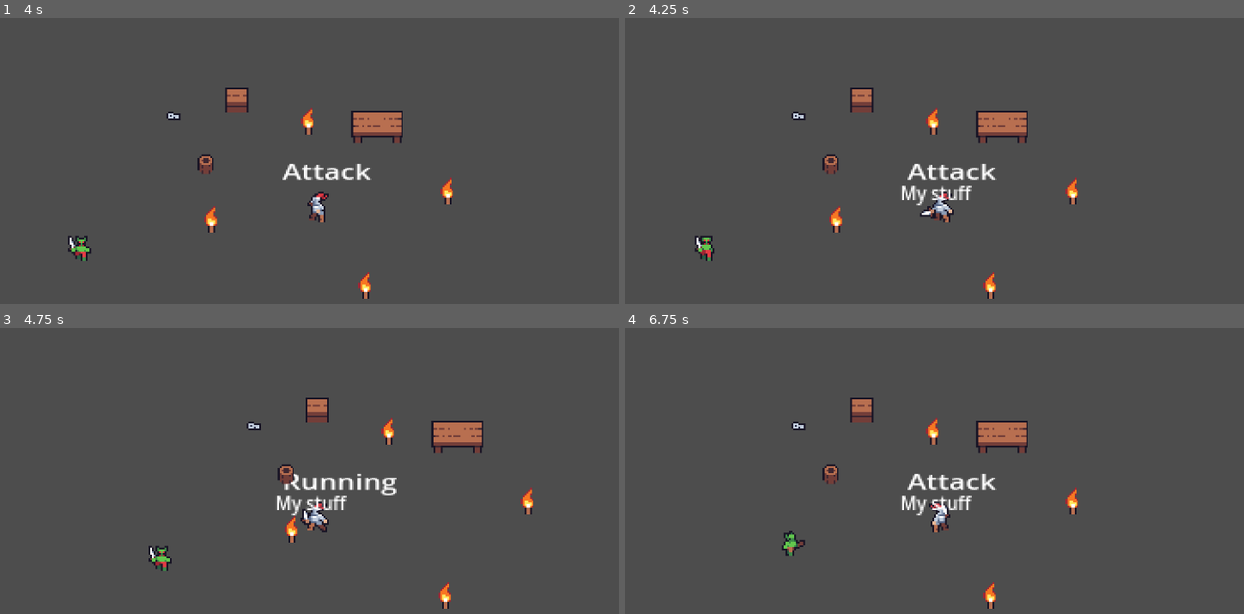
Above: before the commit, frames 1-4 (two rows, left to right).
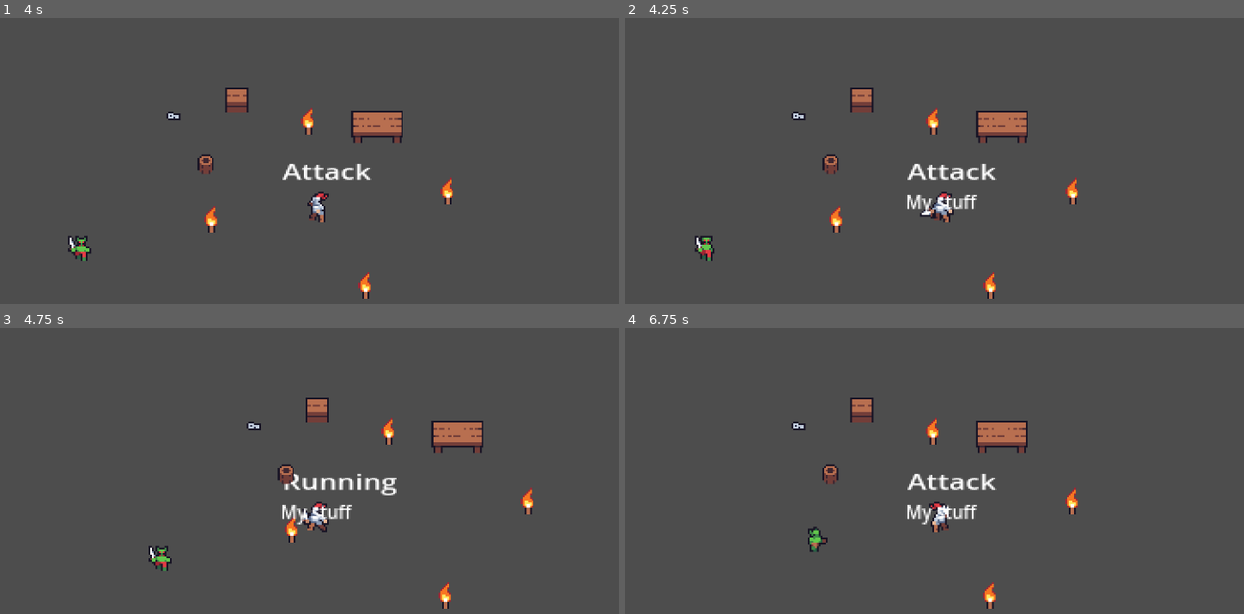
Above: after the commit, the same moments.

Repository: AstrayDev/GodotLearningProjects
Game: Godot game, scene res://Scenes/main.tscn
The game is run twice, just before and just after one commit, with the same random seed, the same clock (stepped at 60 frames per second) and the same inputs.
Inputs:
- Up to frame 1 (4 s): hold D (move_right) 0.53-1.28 s; tap Space (attack) every 0.75 s from 0.6 to 3.6 s; hold S (move_down) 1.28-2.03 s; hold D (move_right) 2.03-2.78 s; hold W (move_up) 2.78-3.53 s; hold A (move_left) from 3.53 s (still down)
- Up to frame 2 (4.25 s): keep holding A (move_left); tap Tab (open_inventory) at 4.15 s
- Up to frame 3 (4.75 s): keep holding A (move_left); tap Space (attack) at 4.35 s
- Up to frame 4 (6.75 s): release A (move_left) at 5.03 s; hold S (move_down) 5.03-5.78 s; tap Space (attack) at 5.1, 5.85, 6.6 s; hold D (move_right) 5.78-6.53 s; hold W (move_up) from 6.53 s (still down)

Frame 1 is identical in both runs. In frame 2, 0.6% of the frame differs, in the area x 44-57%, y 58-69%; in frame 3, 0.6%; in frame 4, 1.2%, in the area x 25-73%, y 31-99%.

Commit message:
Allows basic item spawning from inventory

Diff:
--- a/2d-fighter/Scenes/Components/health_manager.tscn
+++ b/2d-fighter/Scenes/Components/health_manager.tscn
@@ -1,6 +1,6 @@
 [gd_scene load_steps=2 format=3 uid="uid://76dmp186pb26"]
 
-[ext_resource type="Script" path="res://Scripts/health_manager.gd" id="1_e565n"]
+[ext_resource type="Script" path="res://Scripts/Components/health_manager.gd" id="1_e565n"]
 
 [node name="HealthManager" type="Node"]
 script = ExtResource("1_e565n")
--- /dev/null
+++ b/2d-fighter/Scenes/Components/hit_component.tscn
@@ -0,0 +1,6 @@
+[gd_scene load_steps=2 format=3 uid="uid://dc703wy1yy005"]
+
+[ext_resource type="Script" path="res://Scripts/Components/hit_component.gd" id="1_ypfe8"]
+
+[node name="HitComponent" type="Area2D"]
+script = ExtResource("1_ypfe8")
--- a/2d-fighter/Scenes/Inventory/inventory_menu.tscn
+++ b/2d-fighter/Scenes/Inventory/inventory_menu.tscn
@@ -4,7 +4,8 @@
 [ext_resource type="PackedScene" uid="uid://dmlk0flhurbrx" path="res://Scenes/Inventory/inventory_slot.tscn" id="1_vkca3"]
 [ext_resource type="Resource" uid="uid://dkumgbwg5spbr" path="res://Scenes/Inventory/inventory.tres" id="3_nrvui"]
 
-[node name="Inventory" type="CenterContainer"]
+[node name="InventoryMenu" type="CenterContainer"]
+z_index = 2
 anchors_preset = 8
 anchor_left = 0.5
 anchor_top = 0.5
@@ -33,4 +34,5 @@
 [node name="GridContainer" type="GridContainer" parent="VBoxContainer"]
 layout_mode = 2
 theme_override_constants/h_separation = 20
+theme_override_constants/v_separation = 20
 columns = 4
--- a/2d-fighter/Scenes/Inventory/inventory_slot.tscn
+++ b/2d-fighter/Scenes/Inventory/inventory_slot.tscn
@@ -28,5 +28,5 @@
 [node name="Button" type="Button" parent="CenterContainer"]
 layout_mode = 2
 
-[connection signal="draw" from="CenterContainer" to="CenterContainer" method="_on_draw"]
+[connection signal="draw" from="." to="." method="_on_draw"]
 [connection signal="pressed" from="CenterContainer/Button" to="." method="_on_button_pressed"]
--- a/2d-fighter/Scenes/goblin.tscn
+++ b/2d-fighter/Scenes/goblin.tscn
@@ -1,7 +1,8 @@
-[gd_scene load_steps=29 format=3 uid="uid://bpesstp6uv30r"]
+[gd_scene load_steps=30 format=3 uid="uid://bpesstp6uv30r"]
 
 [ext_resource type="Script" path="res://Scripts/Enemies/enemy.gd" id="1_lsow1"]
 [ext_resource type="Script" path="res://Scripts/StateMachine/statemachine.gd" id="2_3dqej"]
+[ext_resource type="Script" path="res://Scripts/Components/hit_component.gd" id="2_rrpr0"]
 [ext_resource type="PackedScene" uid="uid://76dmp186pb26" path="res://Scenes/Components/health_manager.tscn" id="2_vvpe0"]
 [ext_resource type="Texture2D" uid="uid://ch87jtniijf3p" path="res://Assets/3 Dungeon Enemies/3/D_Idle.png" id="3_q5kkf"]
 [ext_resource type="Script" path="res://Scripts/Enemies/Goblin/States/goblin_Idle.gd" id="4_bu6hw"]
@@ -10,8 +11,7 @@
 [ext_resource type="Script" path="res://Scripts/Enemies/Goblin/States/goblin_attack.gd" id="6_o7s6s"]
 [ext_resource type="Texture2D" uid="uid://bw372nrlifjqp" path="res://Assets/3 Dungeon Enemies/2/S_Walk.png" id="6_udlc5"]
 
-[sub_resource type="CircleShape2D" id="CircleShape2D_2i8c8"]
-radius = 8.06226
+[sub_resource type="CircleShape2D" id="CircleShape2D_1fvxk"]
 
 [sub_resource type="AtlasTexture" id="AtlasTexture_7iy16"]
 atlas = ExtResource("6_6jvc7")
@@ -144,11 +144,12 @@
 script = ExtResource("1_lsow1")
 speed = 50.0
 
-[node name="CharacterCollision" type="CollisionShape2D" parent="."]
-position = Vector2(-1, -2)
-shape = SubResource("CircleShape2D_2i8c8")
+[node name="HitComponent" type="CollisionShape2D" parent="."]
+shape = SubResource("CircleShape2D_1fvxk")
+script = ExtResource("2_rrpr0")
 
 [node name="HealthManager" parent="." instance=ExtResource("2_vvpe0")]
+health = 3
 
 [node name="StateMachine" type="Node" parent="."]
 script = ExtResource("2_3dqej")
--- /dev/null
+++ b/2d-fighter/Scenes/item_spawner.tscn
@@ -0,0 +1,6 @@
+[gd_scene load_steps=2 format=3 uid="uid://cqttxyv4spb62"]
+
+[ext_resource type="Script" path="res://Scripts/item_spawner.gd" id="1_6b6x7"]
+
+[node name="ItemSpawner" type="Node2D"]
+script = ExtResource("1_6b6x7")
--- a/2d-fighter/Scenes/main.tscn
+++ b/2d-fighter/Scenes/main.tscn
@@ -1,10 +1,11 @@
-[gd_scene load_steps=17 format=3 uid="uid://c015dvd6amjg"]
+[gd_scene load_steps=18 format=3 uid="uid://c015dvd6amjg"]
 
 [ext_resource type="PackedScene" uid="uid://bq7182mhe1jer" path="res://Scenes/player.tscn" id="1_fi1d0"]
 [ext_resource type="Texture2D" uid="uid://c2n18xolbpoql" path="res://Assets/2 Dungeon Tileset/2 Objects/Tables/1.png" id="2_uj8l6"]
 [ext_resource type="PackedScene" uid="uid://76dmp186pb26" path="res://Scenes/Components/health_manager.tscn" id="3_boh8o"]
 [ext_resource type="Texture2D" uid="uid://blu77wm0weyuf" path="res://Assets/2 Dungeon Tileset/2 Objects/Other/28.png" id="4_rtisf"]
 [ext_resource type="Texture2D" uid="uid://clwq40qlf4gpp" path="res://Assets/2 Dungeon Tileset/3 Animated objects/Chest1_D.png" id="5_l1ikc"]
+[ext_resource type="Script" path="res://Scripts/Components/hit_component.gd" id="5_xigiu"]
 [ext_resource type="PackedScene" uid="uid://bpesstp6uv30r" path="res://Scenes/goblin.tscn" id="6_y1qnr"]
 [ext_resource type="PackedScene" uid="uid://dddhillojf1et" path="res://Scenes/Items/torch.tscn" id="7_1ki4k"]
 [ext_resource type="PackedScene" uid="uid://dfh6fmn0858la" path="res://Scenes/Items/key.tscn" id="8_qf2a1"]
@@ -62,37 +63,43 @@
 collision_layer = 2
 physics_material_override = SubResource("PhysicsMaterial_vrkqx")
 
-[node name="CollisionShape2D" type="CollisionShape2D" parent="StaticBody2D"]
+[node name="HitComponent" type="CollisionShape2D" parent="StaticBody2D"]
 position = Vector2(630, 292)
 shape = SubResource("CapsuleShape2D_2in5x")
+script = ExtResource("5_xigiu")
 
 [node name="Sprite2D" type="Sprite2D" parent="StaticBody2D"]
 position = Vector2(631, 293)
 texture = ExtResource("2_uj8l6")
 
 [node name="HealthManager" parent="StaticBody2D" instance=ExtResource("3_boh8o")]
+health = 2
 
 [node name="StaticBody2D2" type="StaticBody2D" parent="."]
 position = Vector2(535, 314)
 collision_layer = 2
 
-[node name="CollisionShape2D" type="CollisionShape2D" parent="StaticBody2D2"]
+[node name="HitComponent" type="CollisionShape2D" parent="StaticBody2D2"]
 shape = SubResource("CapsuleShape2D_fsotl")
+script = ExtResource("5_xigiu")
 
 [node name="Sprite2D" type="Sprite2D" parent="StaticBody2D2"]
 texture = ExtResource("4_rtisf")
 
 [node name="HealthManager" parent="StaticBody2D2" instance=ExtResource("3_boh8o")]
+health = 2
 
 [node name="StaticBody2D3" type="StaticBody2D" parent="."]
 position = Vector2(535, 314)
 collision_layer = 2
 
-[node name="CollisionShape2D" type="CollisionShape2D" parent="StaticBody2D3"]
+[node name="HitComponent" type="CollisionShape2D" parent="StaticBody2D3"]
 position = Vector2(18, -37)
 shape = SubResource("CapsuleShape2D_fsotl")
+script = ExtResource("5_xigiu")
 
 [node name="HealthManager" parent="StaticBody2D3" instance=ExtResource("3_boh8o")]
+health = 3
 
 [node name="AnimatedSprite2D" type="AnimatedSprite2D" parent="StaticBody2D3"]
 position = Vector2(18, -41)
--- a/2d-fighter/Scenes/player.tscn
+++ b/2d-fighter/Scenes/player.tscn
@@ -13,6 +13,8 @@
 [ext_resource type="Texture2D" uid="uid://dewfewj40rdob" path="res://Assets/1 Characters/2/S_Walk.png" id="6_xjrji"]
 [ext_resource type="PackedScene" uid="uid://76dmp186pb26" path="res://Scenes/Components/health_manager.tscn" id="9_hfub4"]
 [ext_resource type="Script" path="res://Scripts/Player/attack_box.gd" id="9_v7tvk"]
+[ext_resource type="Script" path="res://Scripts/Components/hit_component.gd" id="12_pb6s2"]
+[ext_resource type="PackedScene" uid="uid://cqttxyv4spb62" path="res://Scenes/item_spawner.tscn" id="15_s4c6c"]
 
 [sub_resource type="AtlasTexture" id="AtlasTexture_l4grb"]
 atlas = ExtResource("6_ssr8e")
@@ -145,14 +147,7 @@
 [node name="Camera2D" type="Camera2D" parent="."]
 zoom = Vector2(3, 3)
 
-[node name="Inventory" parent="Camera2D" instance=ExtResource("3_gangd")]
-z_index = 2
-offset_left = -23.0
-offset_top = -25.0
-offset_right = 17.0
-offset_bottom = 15.0
-size_flags_horizontal = 6
-metadata/_edit_use_anchors_ = true
+[node name="InventoryMenu" parent="Camera2D" instance=ExtResource("3_gangd")]
 
 [node name="StateText" type="Label" parent="."]
 offset_left = -19.0
@@ -181,8 +176,9 @@
 frame = 3
 frame_progress = 1.0
 
-[node name="CharacterCollision" type="CollisionShape2D" parent="."]
+[node name="HitComponent" type="CollisionShape2D" parent="."]
 shape = SubResource("CircleShape2D_m3gpq")
+script = ExtResource("12_pb6s2")
 
 [node name="HealthManager" parent="." instance=ExtResource("9_hfub4")]
 
@@ -196,6 +192,8 @@
 position = Vector2(17, 0)
 shape = SubResource("RectangleShape2D_kmnb0")
 
+[node name="ItemSpawner" parent="." instance=ExtResource("15_s4c6c")]
+
 [connection signal="animation_finished" from="AnimatedSprite2D" to="StateMachine/Attack" method="_on_animated_sprite_2d_animation_finished"]
 [connection signal="health_depleted" from="HealthManager" to="." method="_on_health_depleted"]
 [connection signal="body_entered" from="AttackBox" to="StateMachine/Attack" method="_on_attack_box_body_entered"]
--- /dev/null
+++ b/2d-fighter/Scenes/spawned_item.tscn
@@ -0,0 +1,8 @@
+[gd_scene load_steps=2 format=3 uid="uid://mbaeicnj380s"]
+
+[ext_resource type="Script" path="res://Scripts/Items/spawned_item.gd" id="1_fa74c"]
+
+[node name="SpawnedItem" type="Node2D"]
+script = ExtResource("1_fa74c")
+
+[node name="Sprite2D" type="Sprite2D" parent="."]
--- a/2d-fighter/Scripts/health_manager.gd
+++ b/2d-fighter/Scripts/Components/health_manager.gd
@@ -1,10 +1,15 @@
 class_name HealthManager extends Node
 
 signal health_depleted
+
+@export var health: int
 
 func _ready() -> void:
 	health_depleted.connect(_on_health_depleted)
 
 func _on_health_depleted() -> void:
-	if owner != get_tree().get_first_node_in_group("Player"):
+	print("ded")
+	if owner is CharacterBase:
+		owner.die()
+	else:
 		get_parent().queue_free()
--- /dev/null
+++ b/2d-fighter/Scripts/Components/hit_component.gd
@@ -0,0 +1,9 @@
+class_name HitComponent extends CollisionShape2D
+
+@onready var health_manager: HealthManager = get_parent().get_node("HealthManager")
+
+func hit() -> void:
+	health_manager.health -= 1
+
+	if health_manager.health <= 0:
+		health_manager.health_depleted.emit()
--- a/2d-fighter/Scripts/Enemies/Goblin/States/goblin_chase.gd
+++ b/2d-fighter/Scripts/Enemies/Goblin/States/goblin_chase.gd
@@ -19,6 +19,6 @@
 	print("Exiting Chase state")
 	enemy.animation.stop()
 
-func _on_attack_range_box_entered(body: Node2D) -> void:
+func _on_attack_range_box_entered(_body: Node2D) -> void:
 	print("Player in attack range")
 	finished.emit("Attack")
--- a/2d-fighter/Scripts/Enemies/enemy.gd
+++ b/2d-fighter/Scripts/Enemies/enemy.gd
@@ -2,8 +2,9 @@
 
 signal player_detected(player_position: Vector2)
 
+@export var speed: float
+
 @onready var player: Player = get_tree().get_first_node_in_group("Player")
-@export var speed: float
 
 var direction: Vector2 = Vector2.ZERO
 
@@ -19,8 +20,13 @@
 	if body.has_signal("damage_taken"):
 		body.damage_taken.emit()
 	else:
-		print("Target doesn't have a 'damage_taken' signal")
+		print("Target doesn't have a 'HitComponent'")
 
 func _on_detection_box_body_entered(body:Node2D) -> void:
 	if body == player:
 		player_detected.emit(player.position)
+
+
+func die() -> void:
+	print(name + " has died")
+	queue_free()
--- a/2d-fighter/Scripts/Inventory/UI/inventory_menu.gd
+++ b/2d-fighter/Scripts/Inventory/UI/inventory_menu.gd
@@ -12,11 +12,12 @@
 	if event.is_action_released("open_inventory"):
 		if !is_visible():
 			for item in inventory.get_items():
-				if inventory.get_items().size() > item_grid.get_child_count():
-					var slot: InventorySlot = item_slot.instantiate()
-					item_grid.add_child(slot)
-					slot.item = item
-					slot.button.icon = item.icon
+				var slot: InventorySlot = item_slot.instantiate()
+				item_grid.add_child(slot)
+				slot.item = item
+				slot.button.icon = item.icon
 			show()
 		else:
+			for slot in item_grid.get_children():
+					slot.queue_free()
 			hide()
--- a/2d-fighter/Scripts/Inventory/UI/inventory_slot.gd
+++ b/2d-fighter/Scripts/Inventory/UI/inventory_slot.gd
@@ -1,20 +1,17 @@
 class_name InventorySlot extends Control
 
 @onready var button: Button = $CenterContainer/Button
-var item: Item
+@onready var item: Item
+
+# TODO: GET RID OF THE GET_PARENT() CALLS IT'S UGLY
 
 func _on_draw() -> void:
-	print("slot drawn")
+	print(item.name + " in inventory")
 
 func _on_button_pressed() -> void:
-	print(item.name + " Selected")
-#	Allows access to item script for item specific action
+	print(item.get_path() + " Selected")
 	if item.instance_script != null:
-		var script = item.instance_script.new()
-		if script.has_method("action"):
-			script.action.call()
-			script.free()
-		else:
-			print("script is missing an action method")
+		item.instance_script.action()
 	else:
 		print("script is null")
+	get_parent().get_parent().get_parent().inventory.spawn_item.emit(item)
--- a/2d-fighter/Scripts/Inventory/inventory.gd
+++ b/2d-fighter/Scripts/Inventory/inventory.gd
@@ -1,4 +1,6 @@
 class_name Inventory extends Resource
+
+signal spawn_item(item_base: Item)
 
 var items: Array[Item] = []
 
--- a/2d-fighter/Scripts/Items/Torch/torch.gd
+++ b/2d-fighter/Scripts/Items/Torch/torch.gd
@@ -1,8 +1,4 @@
 extends PickUp
 
-var _resource = load("res://Scripts/Items/Torch/torch.tres")
-# Needed for runtime for some annoying reason
-var resource = _resource.duplicate()
-
-func action() -> void:
-	print(resource.player_stats.position)
+static func action() -> void:
+	print("Torch action")
--- a/2d-fighter/Scripts/Items/Torch/torch.tres
+++ b/2d-fighter/Scripts/Items/Torch/torch.tres
@@ -1,13 +1,11 @@
-[gd_resource type="Resource" script_class="Item" load_steps=5 format=3 uid="uid://bd67pk52q3ymi"]
+[gd_resource type="Resource" script_class="Item" load_steps=4 format=3 uid="uid://bd67pk52q3ymi"]
 
 [ext_resource type="Script" path="res://Scripts/Items/item.gd" id="1_d3ee7"]
-[ext_resource type="Texture2D" uid="uid://b0av8ufojmhks" path="res://Assets/2 Dungeon Tileset/2 Objects/Torches/1.png" id="1_wf00g"]
 [ext_resource type="Script" path="res://Scripts/Items/Torch/torch.gd" id="2_swv8n"]
 [ext_resource type="Resource" uid="uid://buiyuu2tec0p4" path="res://Scripts/Player/Resources/player_stats.tres" id="3_8bs5i"]
 
 [resource]
 script = ExtResource("1_d3ee7")
 name = "Torch"
-icon = ExtResource("1_wf00g")
 instance_script = ExtResource("2_swv8n")
 player_stats = ExtResource("3_8bs5i")
--- a/2d-fighter/Scripts/Items/item.gd
+++ b/2d-fighter/Scripts/Items/item.gd
@@ -1,6 +1,6 @@
 class_name Item extends Resource
 
 @export var name: String
-@export var icon: Texture2D
 @export var instance_script: GDScript
 @export var player_stats: PlayerStats
+var icon: CompressedTexture2D
--- a/2d-fighter/Scripts/Items/pick_up.gd
+++ b/2d-fighter/Scripts/Items/pick_up.gd
@@ -1,13 +1,14 @@
 class_name PickUp extends Node2D
+
+@export var item: Item
 
 @onready var area = $Area2D
 @onready var sprite = $Sprite2D
 
-@export var item: Item
-
 func _ready() -> void:
 	if !area.is_connected("body_entered", _on_pick_up_body_entered):
 		area.connect("body_entered", _on_pick_up_body_entered)
+	item.icon = sprite.texture
 
 func _on_pick_up_body_entered(body: Node2D) -> void:
 	if body.has_method("on_item_picked_up"):
--- /dev/null
+++ b/2d-fighter/Scripts/Items/spawned_item.gd
@@ -0,0 +1,4 @@
+class_name SpawnedItem extends Node
+
+@onready var sprite: Sprite2D = $Sprite2D
+var item_name: String
--- a/2d-fighter/Scripts/Player/States/player_attack.gd
+++ b/2d-fighter/Scripts/Player/States/player_attack.gd
@@ -20,14 +20,10 @@
 
 func _on_attack_box_body_entered(body: Node2D) -> void:
 	var anim: AnimatedSprite2D = body.get_node_or_null("AnimatedSprite2D")
-	var health_manager = body.get_node_or_null("HealthManager")
+	var hit_component: HitComponent = body.get_node_or_null("HitComponent")
 
-	if health_manager:
-		print(body.name + "Hit")
-		health_manager.health -= 1
-		print(health_manager.health)
-	else:
-		print(body.name + "Null")
+	if hit_component:
+		hit_component.hit()
 
 	if anim:
 		anim.play()
--- a/2d-fighter/Scripts/Player/player.gd
+++ b/2d-fighter/Scripts/Player/player.gd
@@ -1,18 +1,21 @@
 class_name Player extends CharacterBase
 
+signal damage_taken
+
+@export var inventory: Inventory
+@export var stats: PlayerStats
+
+@onready var item_spawner: ItemSpawner = $ItemSpawner
 @onready var state_machine: StateMachine = $StateMachine
 @onready var state_text: Label = $StateText
 @onready var attack_hitbox: Area2D = $AttackBox
 @onready var direction: Vector2
 
-@export var inventory: Inventory
-@export var stats: PlayerStats
-
-# Used for the player state class to wait on to make sure eveerthing is loaded
-# DON'T DELETE
 func _ready() -> void:
 	if !damage_taken.is_connected(_on_damage_taken):
 		damage_taken.connect(_on_damage_taken)
+	if !inventory.spawn_item.is_connected(_on_spawn_item):
+		inventory.spawn_item.connect(_on_spawn_item)
 
 	stats.health = stats.max_health
 
@@ -24,13 +27,16 @@
 	inventory.add_item(item)
 	print("I picked up a " + item.name)
 
+func _on_spawn_item(item_base: Item) -> void:
+	var item: SpawnedItem = item_spawner.spawn(item_base, "res://Scenes/spawned_item.tscn", position)
+	get_parent().add_child(item)
+
 func _on_damage_taken() -> void:
 	stats.health -= 1
+	if stats.health <= 0:
+		die()
 
-	if stats.health <= 0:
-		health_manager.health_depleted.emit()
-
-func _on_health_depleted() -> void:
+func die() -> void:
 	hide()
 	process_mode = PROCESS_MODE_DISABLED
 	await get_tree().create_timer(1.0).timeout
--- a/2d-fighter/Scripts/character_base.gd
+++ b/2d-fighter/Scripts/character_base.gd
@@ -1,8 +1,6 @@
 class_name CharacterBase extends CharacterBody2D
 
-signal damage_taken
-
-@onready var collision: CollisionShape2D = $CharacterCollision
+@onready var collision: HitComponent = $HitComponent
 @onready var health_manager: HealthManager = $HealthManager
 @onready var attack_box: Area2D = $AttackBox
 @onready var animation: AnimatedSprite2D = $AnimatedSprite2D
--- /dev/null
+++ b/2d-fighter/Scripts/item_spawner.gd
@@ -0,0 +1,14 @@
+class_name ItemSpawner extends Node2D
+
+@onready var player: Player = owner as Player
+
+func _ready() -> void:
+	pass
+
+func spawn(item_base: Item, item_path: String, spawn_position: Vector2) -> SpawnedItem:
+	var item: SpawnedItem = load(item_path).instantiate()
+	item.position = spawn_position
+	item.item_name = item_base.name
+#	item.sprite.texture = item_base.icon
+	item.get_node("Sprite2D").texture = item_base.icon
+	return item
Not shown: 1 places in 2d-fighter/Scenes/player.tscn that only renumber resources
